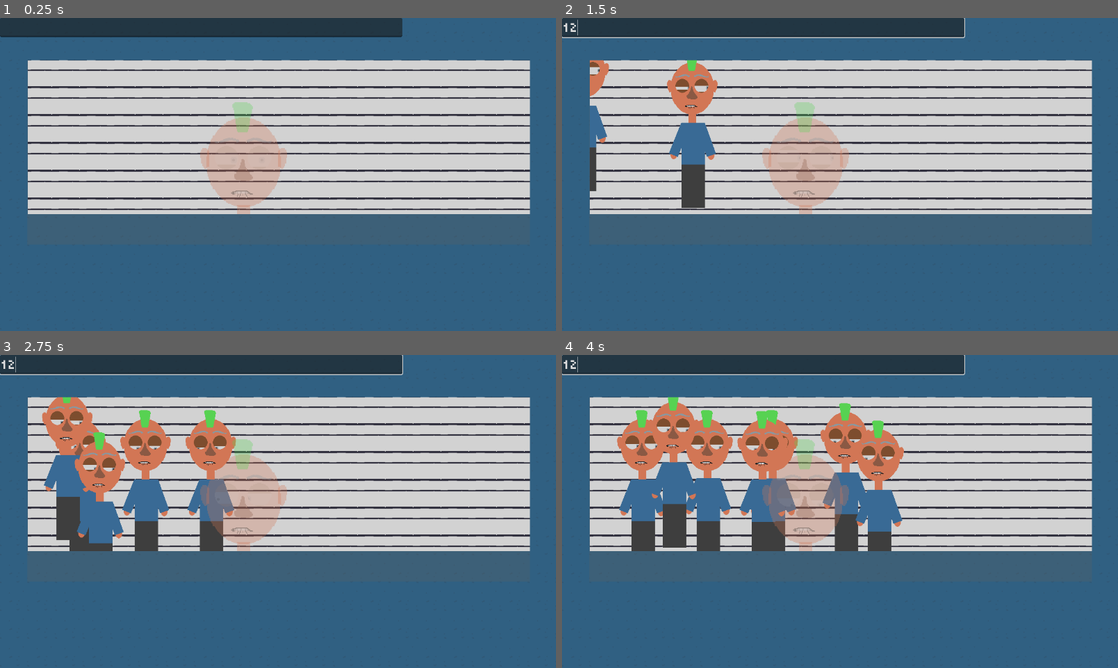
Above: before the commit, frames 1-4 (two rows, left to right).
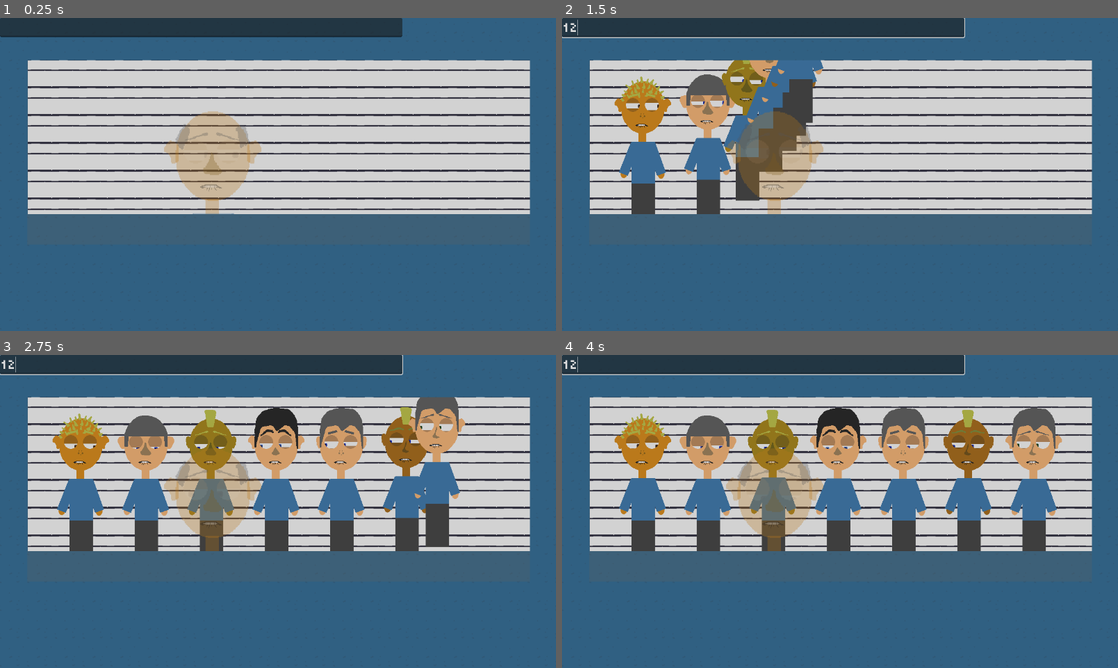
Above: after the commit, the same moments.

Repository: bjornarprytz/shift
Game: Godot game, scene res://interface/main.tscn
The game is run twice, just before and just after one commit, with the same random seed, the same clock (stepped at 60 frames per second) and the same inputs.
Inputs (mouse positions are in pixels of both pictures, inside the frame that each line leads up to):
- Up to frame 1 (0.25 s): no input
- Up to frame 2 (1.5 s): click (762, 27) at 0.52 s; type "12" at 0.6 s; move the mouse to (962, 158) at 1.27 s
- Up to frame 3 (2.75 s): move the mouse to (166, 527) at 2.02 s
- Up to frame 4 (4 s): move the mouse to (895, 442) at 2.77 s; move the mouse to (812, 574) at 3.52 s

The runs differ from the first frame. In frame 1, 3.9% of the frame differs, in the area x 29-52%, y 26-63%; in frame 2, 13%; in frame 3, 19%; in frame 4, 20%, in the area x 9-90%, y 13-63%.

Commit message:
appearance variations

Diff:
--- a/src/data/appearance_variations.tres
+++ b/src/data/appearance_variations.tres
@@ -1,7 +1,6 @@
-[gd_resource type="Resource" script_class="Appearance" format=3 uid="uid://c6b57keyak0y5"]
+[gd_resource type="Resource" script_class="AppearanceVariations" format=3 uid="uid://c6b57keyak0y5"]
 
 [ext_resource type="Texture2D" uid="uid://wr201aj6pigx" path="res://assets/img/ear_1.png" id="1_3ioy8"]
-[ext_resource type="Script" uid="uid://dn6pvfgh7rjnu" path="res://system/appearance.gd" id="1_jm2jt"]
 [ext_resource type="Texture2D" uid="uid://b3a7vhdw6tqqv" path="res://assets/img/nose_1.png" id="2_2p40l"]
 [ext_resource type="Texture2D" uid="uid://yxvwthqdub0e" path="res://assets/img/brow_1.png" id="2_18i7s"]
 [ext_resource type="Texture2D" uid="uid://cgydyjuw031fa" path="res://assets/img/ear_2.png" id="2_qyiot"]
@@ -22,12 +21,16 @@
 [ext_resource type="Texture2D" uid="uid://jnj0b54ndv04" path="res://assets/img/nose_2.png" id="19_u688u"]
 [ext_resource type="Texture2D" uid="uid://b3dssy2faoin1" path="res://assets/img/nose_3.png" id="20_krg4l"]
 [ext_resource type="Texture2D" uid="uid://b8pipfm80uqmw" path="res://assets/img/nose_4.png" id="21_grx6x"]
+[ext_resource type="Script" uid="uid://dn6pvfgh7rjnu" path="res://system/appearance_variations.gd" id="22_u688u"]
 
 [resource]
-script = ExtResource("1_jm2jt")
+script = ExtResource("22_u688u")
 eyebrows = Array[Texture2D]([ExtResource("2_18i7s"), ExtResource("5_0bl3u"), ExtResource("6_u688u"), ExtResource("7_krg4l")])
 hair_styles_front = Array[Texture2D]([ExtResource("8_uign1"), ExtResource("9_0bl3u"), ExtResource("10_u688u"), ExtResource("11_krg4l"), ExtResource("12_grx6x")])
 hair_styles_back = Array[Texture2D]([ExtResource("3_2q62p"), ExtResource("4_fnwdn"), ExtResource("5_j178g"), ExtResource("6_yor7t"), ExtResource("7_qyiot")])
 ears = Array[Texture2D]([ExtResource("1_3ioy8"), ExtResource("2_qyiot"), ExtResource("3_uign1")])
 noses = Array[Texture2D]([ExtResource("2_2p40l"), ExtResource("19_u688u"), ExtResource("20_krg4l"), ExtResource("21_grx6x")])
+skin_colors = Array[Color]([Color(1, 0.703497, 0.42043623, 1), Color(0.6431373, 0.49411765, 0, 1), Color(0.86882806, 0.5107647, 2.3102762e-06, 1), Color(0.6431373, 0.37254903, 0, 1), Color(0.43803927, 0.24694401, 9.62615e-08, 1)])
+eye_colors = Array[Color]([Color(0.2157957, 0.43940693, 1, 1), Color(0, 0.1254902, 1, 1), Color(0.3945434, 0.19208947, 0.08077403, 1), Color(0, 0.3019608, 0, 1)])
+hair_colors = Array[Color]([Color(0.05490196, 0.05490196, 0.05490196, 1), Color(0.31431612, 0.31431612, 0.31431603, 1), Color(0.5372549, 0.32941177, 0.14901961, 1), Color(0.7490196, 0.7607843, 0.21176471, 1), Color(0.34901962, 0.4862745, 0.16862746, 1)])
 metadata/_custom_type_script = "uid://dn6pvfgh7rjnu"
--- a/src/interface/body.gd
+++ b/src/interface/body.gd
@@ -7,9 +7,9 @@
 
 var breath_tween: Tween
 
-func set_skintone(color: Color):
+func apply_appearance(appearance: Appearance):
 	for s in bare_skin:
-		s.modulate = color
+		s.modulate = appearance.skin_color
 
 func set_breath(speed: float, magnitude: float, interval: float, irregularity: float=0.0):
 	assert (speed > 0.0 and magnitude > 0.0 and irregularity >= 0.0)
--- a/src/interface/body.tscn
+++ b/src/interface/body.tscn
@@ -8,15 +8,17 @@
 
 [node name="Neck" type="ColorRect" parent="." unique_id=556696610]
 unique_name_in_owner = true
-offset_left = 16.0
-offset_top = -18.0
-offset_right = 34.0
-offset_bottom = 23.0
+offset_left = -10.0
+offset_top = -218.0
+offset_right = 8.0
+offset_bottom = -177.0
 
 [node name="Torso" type="ColorRect" parent="." unique_id=950394824]
 unique_name_in_owner = true
-offset_right = 54.0
-offset_bottom = 100.0
+offset_left = -26.0
+offset_top = -200.0
+offset_right = 28.0
+offset_bottom = -100.0
 color = Color(0.16470589, 0.43137255, 0.6666667, 1)
 
 [node name="ArmR" type="ColorRect" parent="Torso" unique_id=487214747]
@@ -53,7 +55,7 @@
 texture = ExtResource("1_vqd80")
 
 [node name="Legs" type="ColorRect" parent="." unique_id=235730536]
-offset_top = 100.0
-offset_right = 54.0
-offset_bottom = 200.0
+offset_left = -26.0
+offset_top = -100.0
+offset_right = 28.0
 color = Color(0.19013184, 0.19013187, 0.19013187, 1)
--- a/src/interface/eye.gd
+++ b/src/interface/eye.gd
@@ -18,11 +18,16 @@
 
 var field_of_view: float = 200.0
 
-# Called when the node enters the scene tree for the first time.
+func apply_appearance(appearance: Appearance):
+	pupil.modulate = appearance.eye_color
+	upper_lid.modulate = appearance.skin_color
+	lower_lid.modulate = appearance.skin_color
+	brow.modulate = appearance.hair_color
+	brow.texture = appearance.eyebrows
+
 func _ready() -> void:
 	brow.flip_h = is_left_eye
 
-# Called every frame. 'delta' is the elapsed time since the previous frame.
 func _process(delta: float) -> void:
 	_place_pupil()
 	_set_lids()
--- a/src/interface/eye.tscn
+++ b/src/interface/eye.tscn
@@ -20,21 +20,19 @@
 
 [node name="UpperLid" type="ColorRect" parent="EyeBall" unique_id=1613742458]
 unique_name_in_owner = true
-modulate = Color(0.74271166, 0.7427116, 0.7427116, 1)
 offset_left = -18.0
 offset_top = -45.0
 offset_right = 35.0
 offset_bottom = -5.0
-color = Color(0.72156864, 0.36862746, 0.14117648, 1)
+color = Color(0.7411765, 0.7411765, 0.7411765, 1)
 
 [node name="LowerLid" type="ColorRect" parent="EyeBall" unique_id=658355903]
 unique_name_in_owner = true
-modulate = Color(0.7411765, 0.7411765, 0.7411765, 1)
 offset_left = -20.0
 offset_top = 5.0
 offset_right = 33.0
 offset_bottom = 45.0
-color = Color(0.72156864, 0.36862746, 0.14117648, 1)
+color = Color(0.7411765, 0.7411765, 0.7411765, 1)
 
 [node name="Brow" type="Sprite2D" parent="." unique_id=167363112]
 unique_name_in_owner = true
--- a/src/interface/head.gd
+++ b/src/interface/head.gd
@@ -13,12 +13,16 @@
 @onready var ear_l: FacePart = %EarL
 @onready var blink_timer: Timer = %BlinkTimer
 
-func set_skintone(color: Color):
+func apply_appearance(appearance: Appearance):
 	for s in bare_skin:
-		s.modulate = color
-
-func set_hair_color(color: Color):
-	hair.modulate = color
+		s.modulate = appearance.skin_color
+	hair.modulate = appearance.hair_color
+	hair.texture = appearance.hair_style_front
+	ear_l.texture = appearance.ear
+	ear_r.texture = appearance.ear
+	nose.texture = appearance.nose
+	eye_r.apply_appearance(appearance)
+	eye_l.apply_appearance(appearance)
 
 func set_focal_point(point: Vector2):
 	eye_r.focal_point = point
--- a/src/interface/main.gd
+++ b/src/interface/main.gd
@@ -1,13 +1,29 @@
 extends Node2D
+
+@onready var suspect_factory = preload("res://interface/suspect.tscn")
+
+@export var suspect_count: int = 7
+@export var character_variations: AppearanceVariations
 
 @onready var suspects: Node2D = $Suspects
 @onready var lineup_pos: Node2D = $LineupPos
+@onready var detective: Suspect = %Detective
+
+func _load_suspects() -> Array[Suspect]:
+	var s: Array[Suspect] = []
+
+	for c in range(suspect_count):
+		var new_sus = suspect_factory.instantiate() as Suspect
+		suspects.add_child(new_sus)
+		new_sus.apply_appearance(character_variations.create_random_appearance())
+		s.push_back(new_sus)
+
+	return s
 
 func _get_suspects() -> Array[Suspect]:
 	var s: Array[Suspect] = []
-
 	for c in suspects.get_children():
-		assert(c is Suspect)
+		assert (c is Suspect)
 		s.push_back(c)
 	return s
 
@@ -19,8 +35,11 @@
 	return p
 
 func _ready() -> void:
+	detective.apply_appearance(character_variations.create_random_appearance())
 	var pos = _get_lineup_pos()
-	var sus = _get_suspects()
+	var sus = _load_suspects()
+
+	await get_tree().process_frame
 
 	for s in sus:
 		var p = pos.pop_front()
--- a/src/interface/main.tscn
+++ b/src/interface/main.tscn
@@ -2,11 +2,19 @@
 
 [ext_resource type="Script" uid="uid://736gp2f48fi7" path="res://interface/main.gd" id="1_loxbi"]
 [ext_resource type="Texture2D" uid="uid://cldc5j0of2ebi" path="res://assets/img/background_lineup.png" id="2_8pnea"]
+[ext_resource type="Resource" uid="uid://c6b57keyak0y5" path="res://data/appearance_variations.tres" id="2_l14rc"]
 [ext_resource type="PackedScene" uid="uid://ceptal4ijvbvi" path="res://interface/suspect.tscn" id="2_rfu3d"]
 [ext_resource type="Texture2D" uid="uid://bm5c5ijvmgakx" path="res://assets/img/wall-tile.png" id="4_dyb18"]
+[ext_resource type="Script" uid="uid://dpdtdmp3x1vf5" path="res://system/profile.gd" id="6_rirh5"]
+[ext_resource type="Script" uid="uid://dssgm41f4i7vy" path="res://system/tell.gd" id="7_spusx"]
+
+[sub_resource type="Resource" id="Resource_l14rc"]
+script = ExtResource("6_rirh5")
+metadata/_custom_type_script = "uid://dpdtdmp3x1vf5"
 
 [node name="Main" type="Node2D" unique_id=199121168]
 script = ExtResource("1_loxbi")
+character_variations = ExtResource("2_l14rc")
 
 [node name="CanvasLayer" type="CanvasLayer" parent="." unique_id=657149999]
 
@@ -52,34 +60,6 @@
 position = Vector2(1086, 481)
 
 [node name="Suspects" type="Node2D" parent="." unique_id=1479798815]
-
-[node name="Character" parent="Suspects" unique_id=1999595215 instance=ExtResource("2_rfu3d")]
-unique_name_in_owner = true
-position = Vector2(-772, 37)
-
-[node name="Character2" parent="Suspects" unique_id=6904838 instance=ExtResource("2_rfu3d")]
-unique_name_in_owner = true
-position = Vector2(-551, 29)
-
-[node name="Character3" parent="Suspects" unique_id=526597295 instance=ExtResource("2_rfu3d")]
-unique_name_in_owner = true
-position = Vector2(-309, 101)
-
-[node name="Character4" parent="Suspects" unique_id=28385294 instance=ExtResource("2_rfu3d")]
-unique_name_in_owner = true
-position = Vector2(-1162, 334)
-
-[node name="Character5" parent="Suspects" unique_id=1288583643 instance=ExtResource("2_rfu3d")]
-unique_name_in_owner = true
-position = Vector2(-967, 151)
-
-[node name="Character6" parent="Suspects" unique_id=476701915 instance=ExtResource("2_rfu3d")]
-unique_name_in_owner = true
-position = Vector2(-1366, 169)
-
-[node name="Character7" parent="Suspects" unique_id=1540449432 instance=ExtResource("2_rfu3d")]
-unique_name_in_owner = true
-position = Vector2(-892, 415)
 
 [node name="DetectiveRoom" type="Node2D" parent="." unique_id=1439157779]
 
@@ -131,8 +111,10 @@
 [node name="Detective" parent="DetectiveRoom" unique_id=1764024577 instance=ExtResource("2_rfu3d")]
 unique_name_in_owner = true
 modulate = Color(1, 1, 1, 0.3019608)
-position = Vector2(518, 461)
+position = Vector2(490, 791)
 scale = Vector2(1.72, 1.72)
+suspect_name = "Detective"
+profile = SubResource("Resource_l14rc")
 
 [node name="WallBottom" type="TextureRect" parent="DetectiveRoom" unique_id=1614852558]
 texture_filter = 3
--- a/src/interface/suspect.gd
+++ b/src/interface/suspect.gd
@@ -7,7 +7,6 @@
 
 @onready var body: Body = %Body
 @onready var head: Head = %Head
-@onready var walk_anchor: Node2D = %WalkAnchor
 
 var part: CanvasItem
 
@@ -15,10 +14,12 @@
 var bob_tween: Tween
 
 func _ready() -> void:
-	head.set_skintone(profile.skin_color)
-	body.set_skintone(profile.skin_color)
+	body.set_breath(1.0, 4.0, 2.0, 2.0)
 
-	body.set_breath(1.0, 4.0, 2.0, 2.0)
+func apply_appearance(appearance: Appearance):
+	profile.appearance = appearance
+	head.apply_appearance(profile.appearance)
+	body.apply_appearance(profile.appearance)
 
 func _process(delta: float) -> void:
 	head.set_focal_point(get_global_mouse_position())
@@ -43,7 +44,7 @@
 
 func walk_to(target_global: Vector2):
 	var bob_height := 10.0
-	var walk_vector = target_global - walk_anchor.global_position
+	var walk_vector = target_global - global_position
 	var offset = randf_range(0.01, 0.2)
 
 	if (walk_vector.length() == 0):
--- a/src/interface/suspect.tscn
+++ b/src/interface/suspect.tscn
@@ -12,19 +12,15 @@
 
 [node name="Head" parent="." unique_id=1211529537 instance=ExtResource("3_bn58s")]
 unique_name_in_owner = true
-position = Vector2(-44, -149)
-
-[node name="WalkAnchor" type="Node2D" parent="." unique_id=1246086625]
-unique_name_in_owner = true
-position = Vector2(26, 199)
+position = Vector2(-69, -349)
 
 [node name="Control" type="Control" parent="." unique_id=1045583950]
 layout_mode = 3
 anchors_preset = 0
-offset_left = -49.0
-offset_top = -154.0
-offset_right = 107.0
-offset_bottom = 204.0
+offset_left = -73.0
+offset_top = -355.0
+offset_right = 83.0
+offset_bottom = 3.0
 
 [connection signal="mouse_entered" from="Control" to="." method="_on_control_mouse_entered"]
 [connection signal="mouse_exited" from="Control" to="." method="_on_control_mouse_exited"]
--- a/src/system/appearance.gd
+++ b/src/system/appearance.gd
@@ -1,9 +1,13 @@
 class_name Appearance
 extends Resource
 
+@export var eyebrows: Texture2D
+@export var hair_style_front: Texture2D
+@export var hair_style_back: Texture2D
+@export var ear: Texture2D
+@export var nose: Texture2D
 
-@export var eyebrows: Array[Texture2D] = []
-@export var hair_styles_front: Array[Texture2D] = []
-@export var hair_styles_back: Array[Texture2D] = []
-@export var ears: Array[Texture2D] = []
-@export var noses: Array[Texture2D] = []
+@export var skin_color: Color
+@export var hair_color: Color
+@export var eye_color: Color
+@export var height_variation: float
--- /dev/null
+++ b/src/system/appearance_variations.gd
@@ -0,0 +1,28 @@
+class_name AppearanceVariations
+extends Resource
+
+@export var eyebrows: Array[Texture2D] = []
+@export var hair_styles_front: Array[Texture2D] = []
+@export var hair_styles_back: Array[Texture2D] = []
+@export var ears: Array[Texture2D] = []
+@export var noses: Array[Texture2D] = []
+
+@export var skin_colors: Array[Color] = []
+@export var eye_colors: Array[Color] = []
+@export var hair_colors: Array[Color] = []
+
+func create_random_appearance() -> Appearance:
+	var a = Appearance.new()
+	a.eyebrows = eyebrows.pick_random()
+	a.ear = ears.pick_random()
+	var hairIndex = randi_range(0, hair_styles_front.size()-1)
+	a.hair_style_front = hair_styles_front[hairIndex]
+	a.hair_style_back = hair_styles_back[hairIndex]
+	a.nose = noses.pick_random()
+	a.height_variation = randf_range(-10.0, 10.0)
+
+	a.hair_color = hair_colors.pick_random()
+	a.eye_color = eye_colors.pick_random()
+	a.skin_color = skin_colors.pick_random()
+
+	return a
--- a/src/system/profile.gd
+++ b/src/system/profile.gd
@@ -2,10 +2,8 @@
 extends Resource
 
 @export var suspect_name: String
-@export var hair_color: Color
-@export var skin_color: Color = Color.CORAL
-@export var eye_color: Color
-@export var height: float
+
+@export var appearance: Appearance
 
 @export var tells: Array[Tell] = []
 
Not shown, changed: src/system/appearance.gd.uid
Not shown, added: src/system/appearance_variations.gd.uid
